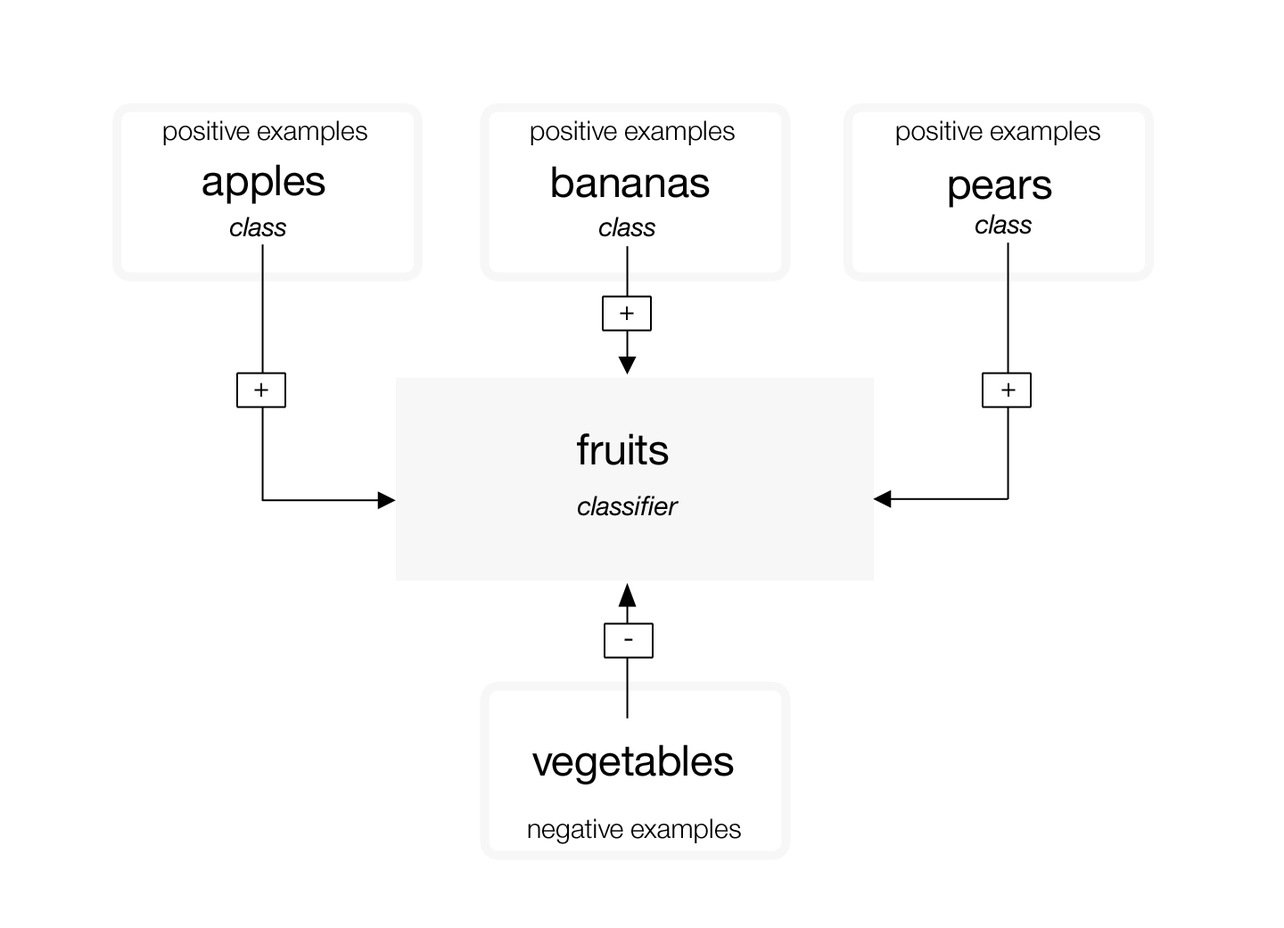
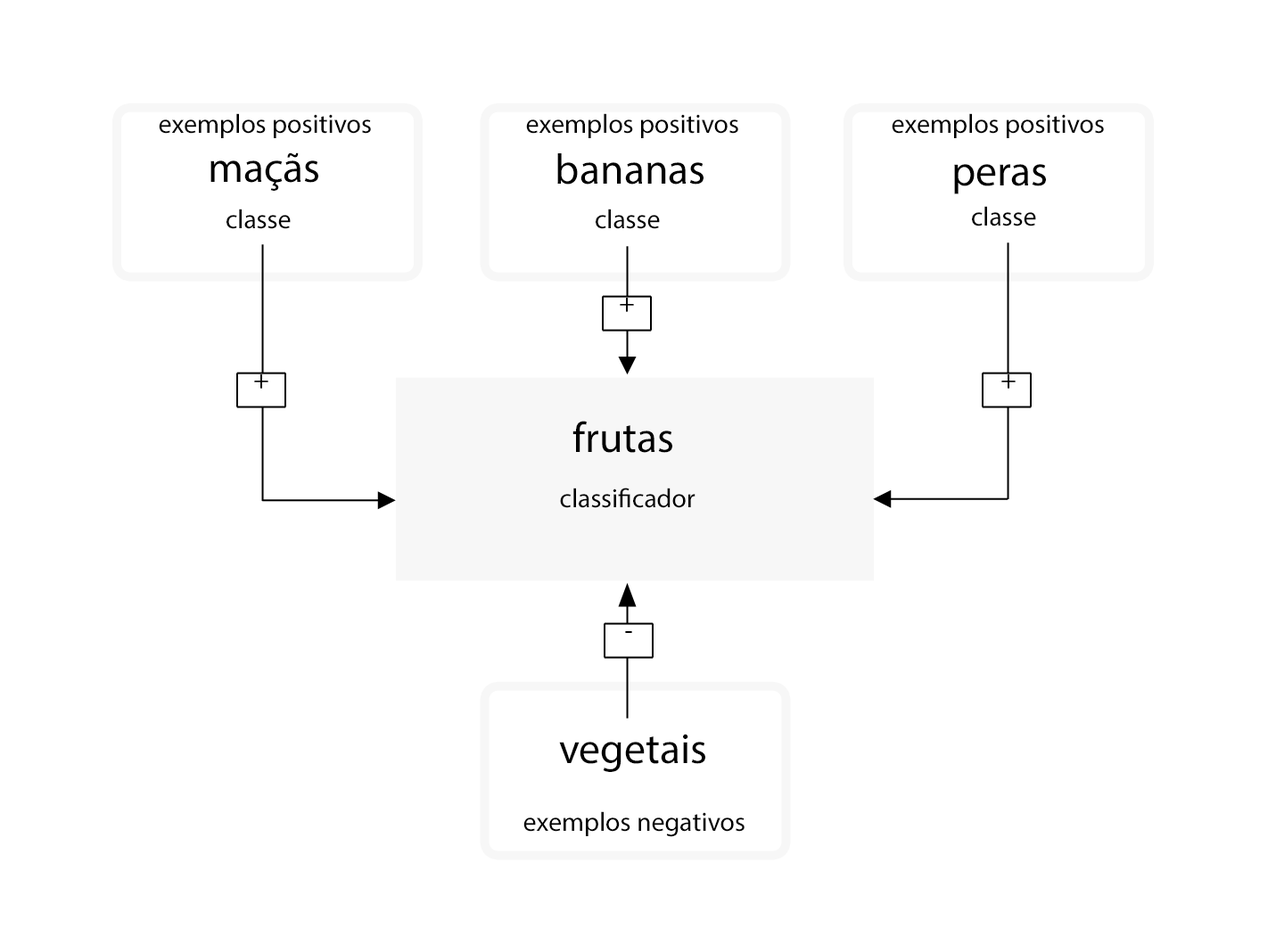
The second 1284 × 928 image is a revision of the first. Changes to its layers:
painted on "-" over box(624, 631, 633, 641)
painted on "+ copy 2" over box(1001, 374, 1016, 397)
painted on "+ copy" over box(619, 297, 634, 321)
painted on "+" over box(254, 374, 269, 397)
painted on "vegetables" over box(532, 733, 734, 785)
painted on "negative examples" over box(523, 811, 745, 845)
painted on "positive examples copy 2" over box(525, 113, 739, 146)
painted on "positive examples copy" over box(891, 113, 1104, 146)
painted on "positive examples" over box(158, 113, 371, 146)
painted on "classifier" over box(559, 487, 696, 517)
painted on "class copy 2" over box(971, 205, 1036, 235)
painted on "class copy" over box(595, 208, 660, 238)
painted on "class" over box(226, 208, 291, 238)
painted on "fruits" over box(572, 420, 673, 466)
painted on "pears" over box(948, 164, 1052, 208)
painted on "bananas" over box(551, 153, 710, 198)
painted on "apples" over box(202, 152, 326, 205)
painted on "Shape 4", masked it over box(237, 295, 1031, 658)
painted on "Shape 3", masked it over box(261, 242, 1010, 719)
painted on "Shape 2", masked it over box(559, 420, 874, 517)
painted on "Shape 1", masked it over box(158, 113, 1104, 845)
